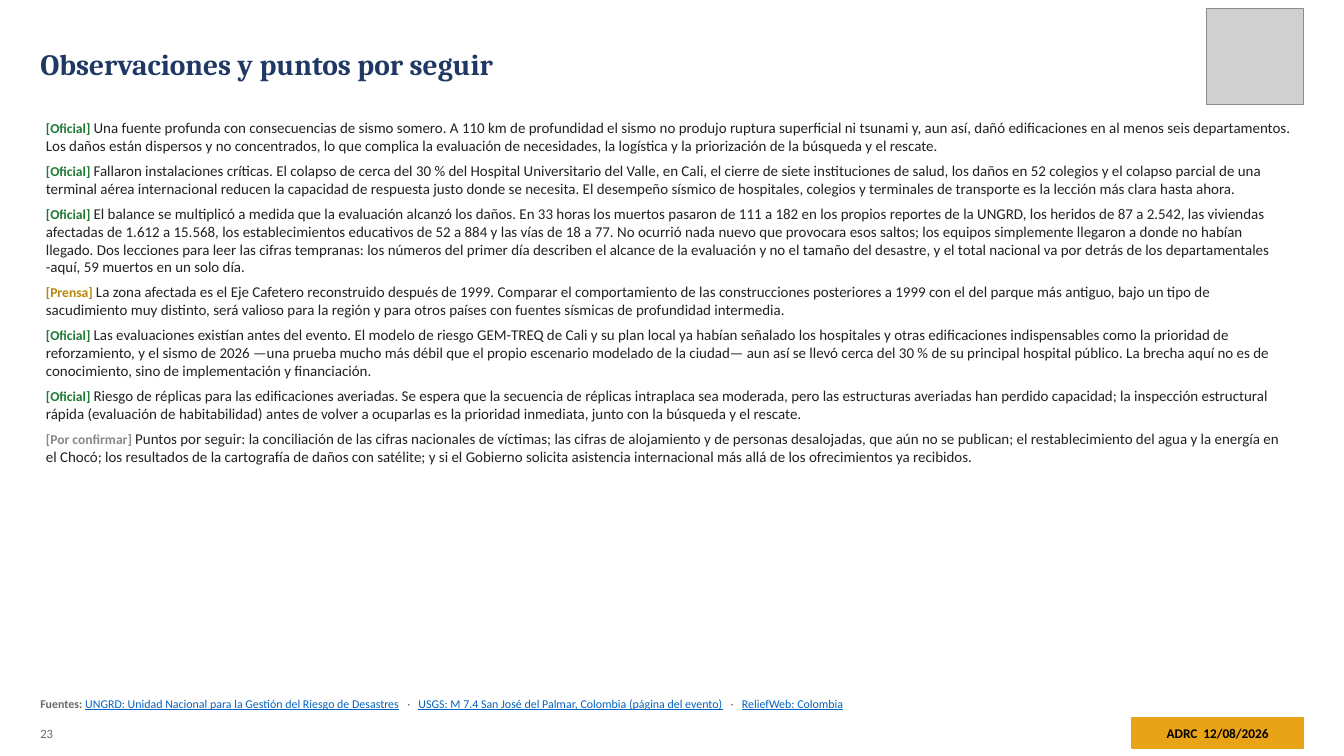
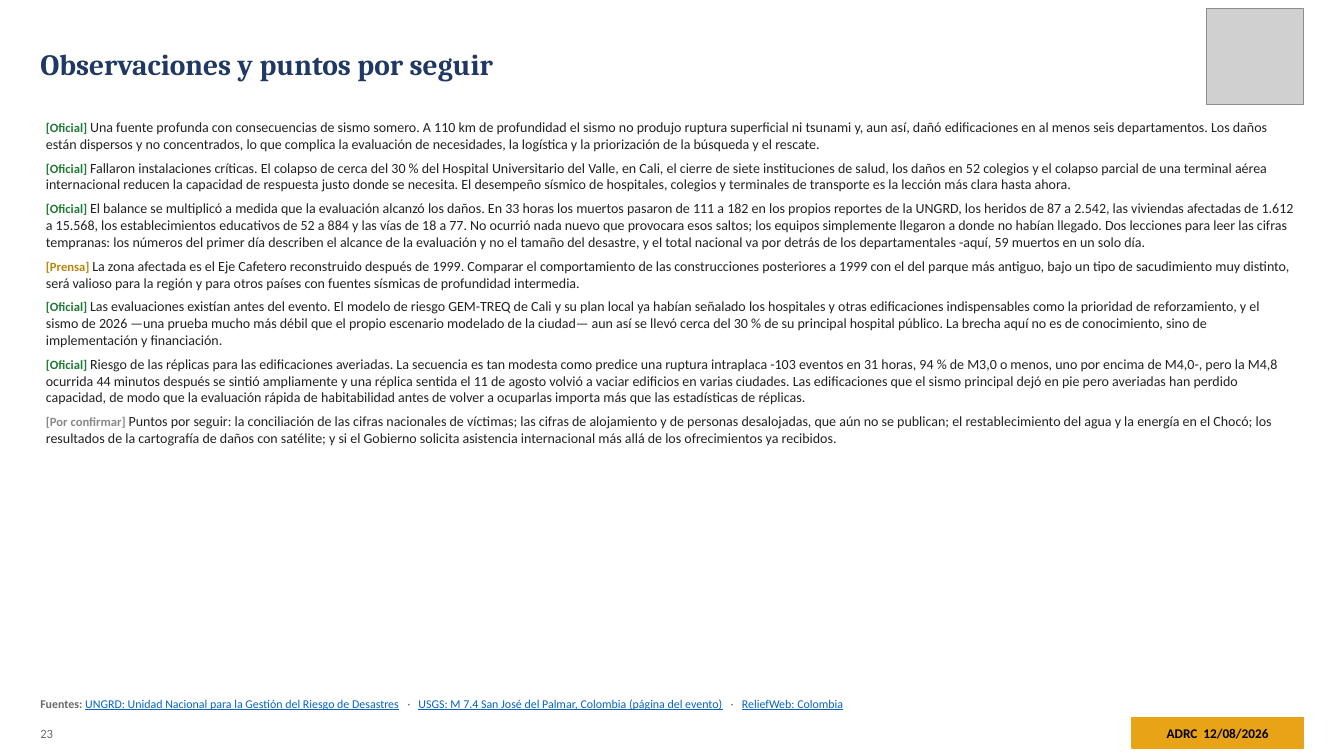
Before and after one commit to kochobi-max/whatsmap, a slide deck: slide 23 of reports/colombia_eq_20260810/output/ADRC_EQ_COL_Choco_20260810_ES.pptx. Drawn at 1344x756 pixels with LibreOffice and Linux fonts; fonts in the diff are those of the drawing; grey boxes stand for pictures. Boxes give left, top, right and bottom in pixels: in the first picture for what was removed or moved away, otherwise in the second. Text is boxed around its words. In the diff, an @@ line names an element or a change of style, - is before the commit and + after.

```diff
--- a/reports/colombia_eq_20260810/output/ADRC_EQ_COL_Choco_20260810_ES.pptx
+++ b/reports/colombia_eq_20260810/output/ADRC_EQ_COL_Choco_20260810_ES.pptx
@@ text at (46, 122, 1294, 446): size 9.7 to 9 pt in "[Oficial]", "[Oficial]", "[Oficial]", "[Prensa]" and 2 more places; size 10.7 to 10 pt in "Una fuente profunda con consecuencias de sismo ...", "Fallaron instalaciones críticas. El colapso de cerca ...", "El balance se multiplicó a medida que ...", "La zona afectada es el Eje Cafetero ..." and 2 more places @@
@@ text at (46, 359, 1278, 405): text changed; size 10.7 to 10 pt @@
-• [Oficial] Riesgo de réplicas para las edificaciones averiadas. Se espera que la secuencia de réplicas intraplaca sea moderada, pero las estructuras averiadas han perdido capacidad; la inspección estructural rápida (evaluación de habitabilidad) antes de volver a ocuparlas es la prioridad inmediata, junto con la búsqueda y el rescate.
+• [Oficial] Riesgo de las réplicas para las edificaciones averiadas. La secuencia es tan modesta como predice una ruptura intraplaca -103 eventos en 31 horas, 94 % de M3,0 o menos, uno por encima de M4,0-, pero la M4,8 ocurrida 44 minutos después se sintió ampliamente y una réplica sentida el 11 de agosto volvió a vaciar edificios en varias ciudades. Las edificaciones que el sismo principal dejó en pie pero averiadas han perdido capacidad, de modo que la evaluación rápida de habitabilidad antes de volver a ocuparlas importa más que las estadísticas de réplicas.
```
Also in this commit, not shown: 4 other slides changed, 11 other files.
